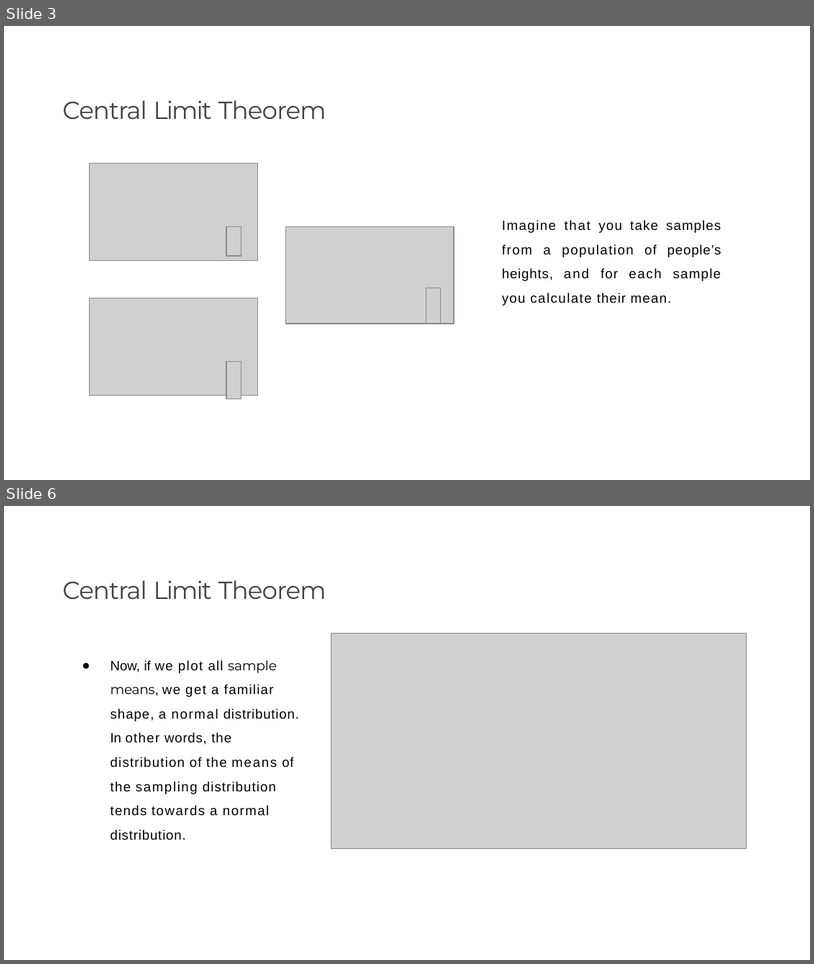
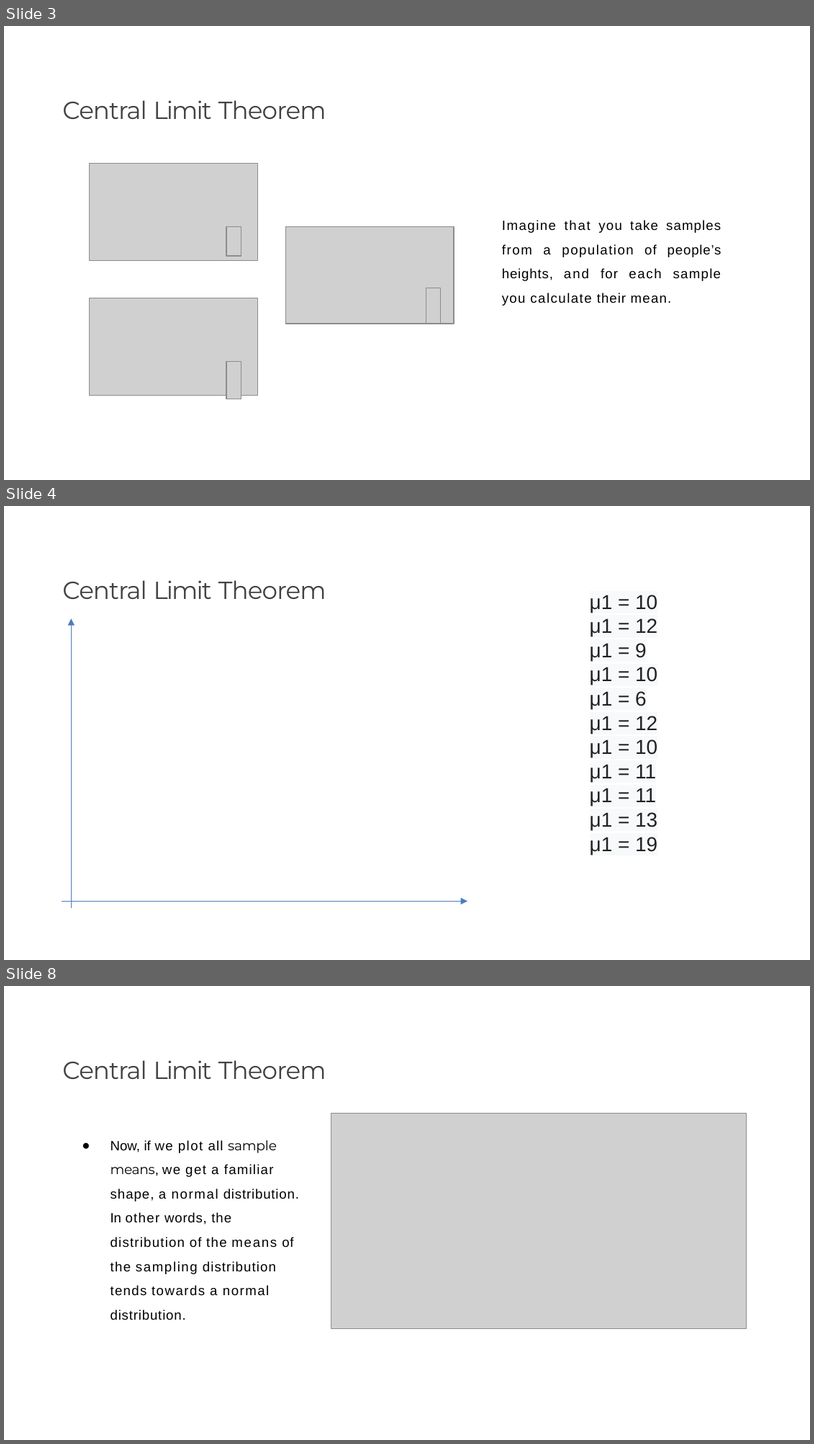
Before and after one commit to dbigman/nbs-4-master, a slide deck: s-405/1. Hypothesis Testing.pptx. Shown one above the other, each under a label of ours: slides 3 and 6 before the commit, slides 3, 4 and 8 after it; the slides between them are not shown. The pictures are 814x964 and 814x1444 pixels, drawn with LibreOffice and Linux fonts; fonts in the diff are those of the drawing; grey boxes stand for pictures; background and template pictures are left out. Boxes give left, top, right and bottom in pixels: in the first picture for what was removed or moved away, otherwise in the second. Text is boxed around its words. In the diff, an @@ line names an element or a change of style, - is before the commit and + after.

```diff
--- a/s-405/1. Hypothesis Testing.pptx
+++ b/s-405/1. Hypothesis Testing.pptx
@@ slide 4 added at (4, 506, 810, 960), background picture (left out) @@
@@ title added at (62, 580, 327, 599), 22 pt, text #424242 @@
+Central Limit Theorem
@@ text added at (590, 595, 658, 854), 18 pt, text #202122 @@
+μ1 = 10
+μ1 = 12
+μ1 = 9
+μ1 = 10
+μ1 = 6
+μ1 = 12
+μ1 = 10
+μ1 = 11
+μ1 = 11
+μ1 = 13
+μ1 = 19
@@ arrow added from (71, 908) to (71, 619), #4B7EBC 0.75 pt @@
@@ arrow added from (62, 901) to (468, 901), #4B7EBC 0.75 pt @@
@@ what was slide 6 is now slide 8 @@
```
Also in this commit, not shown: 1 slide changed, 1 other slide added, 10 other files.
